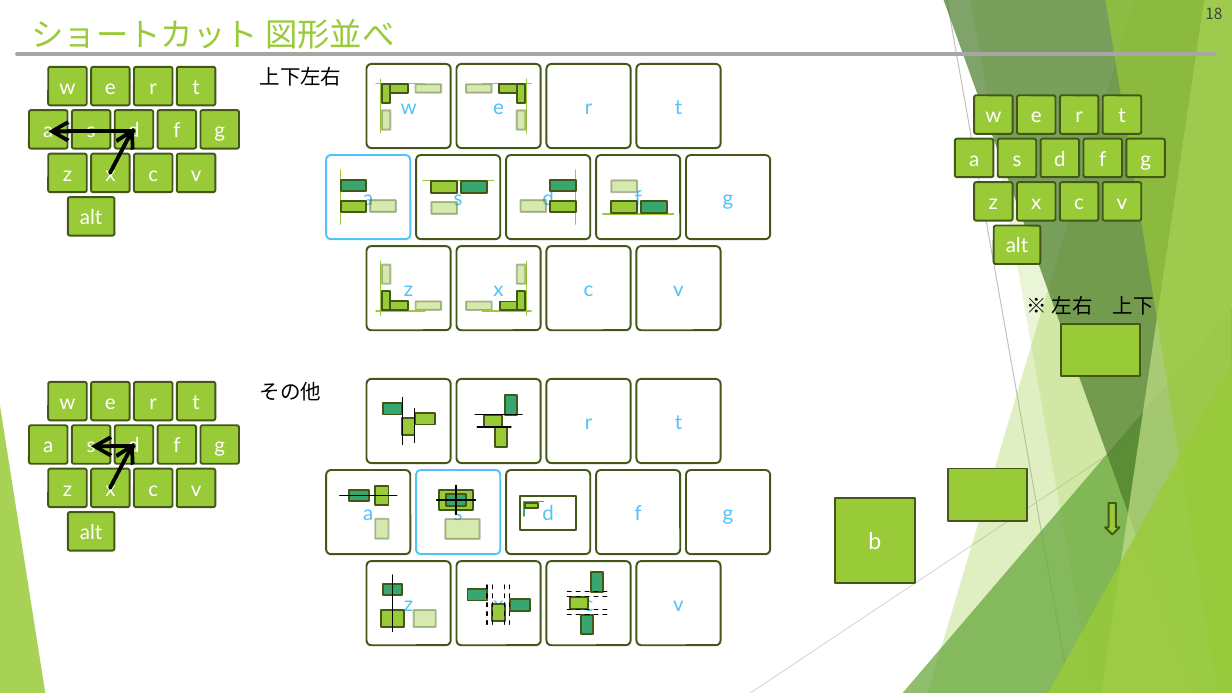
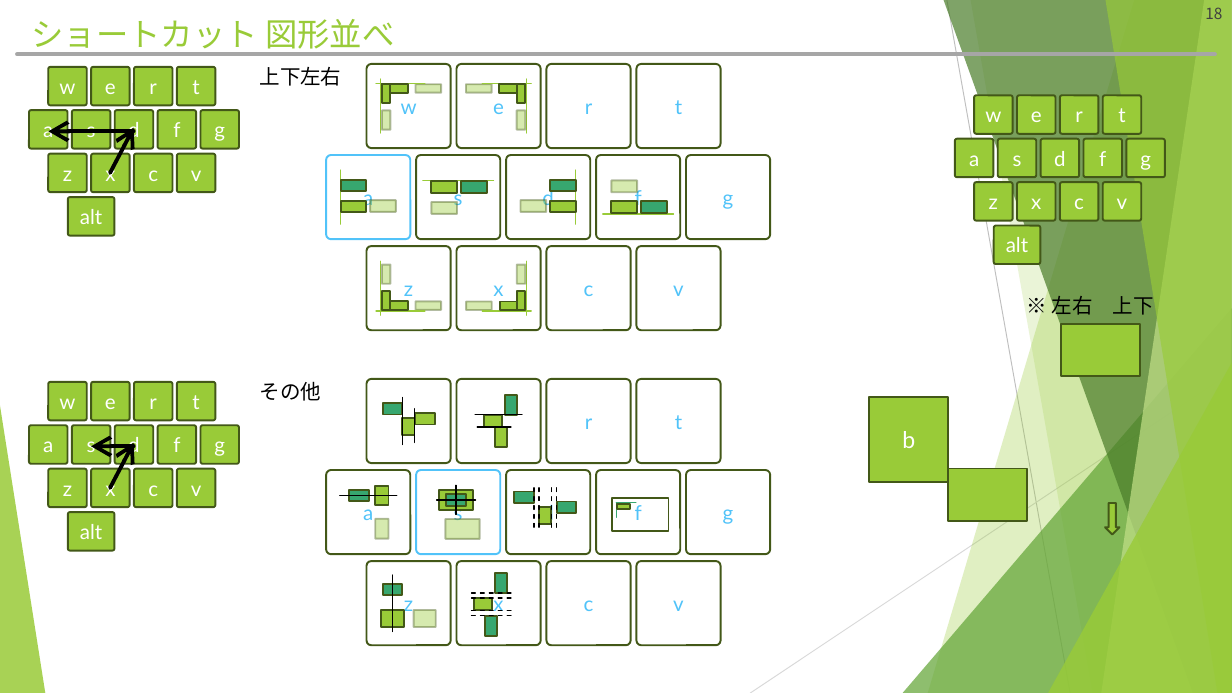
Before and after one commit to hitsuji-ga-u/pawapo, a slide deck: slide 18 of slide/customUI_debug.pptm. Drawn at 1232x693 pixels with LibreOffice and Linux fonts; fonts in the diff are those of the drawing. Boxes give left, top, right and bottom in pixels: in the first picture for what was removed or moved away, otherwise in the second. Text is boxed around its words. In the diff, an @@ line names an element or a change of style, - is before the commit and + after.

```diff
--- a/slide/customUI_debug.pptm
+++ b/slide/customUI_debug.pptm
@@ rectangle "b": place and size @@
-rectangle "b" at (836,498,915,583)
+rectangle "b" at (870,396,949,482)
@@ 4 lines, 3 rectangles: place and size @@
-4 lines, 3 rectangles at (468,582,530,625)
+4 lines, 3 rectangles at (515,485,577,528)
@@ rectangle: place and size @@
-rectangle at (520,496,577,531)
+rectangle at (613,497,669,531)
@@ 2 lines, 1 rectangle: place and size @@
-2 lines, 1 rectangle at (524,502,543,517)
+2 lines, 1 rectangle at (616,503,636,518)
@@ 4 lines, 3 rectangles: place and size @@
-4 lines, 3 rectangles at (567,572,610,634)
+4 lines, 3 rectangles at (471,574,514,636)
```
Also in this commit, not shown: 5 other slides changed, 3 slides added, 1 slide removed, 2 other files.
